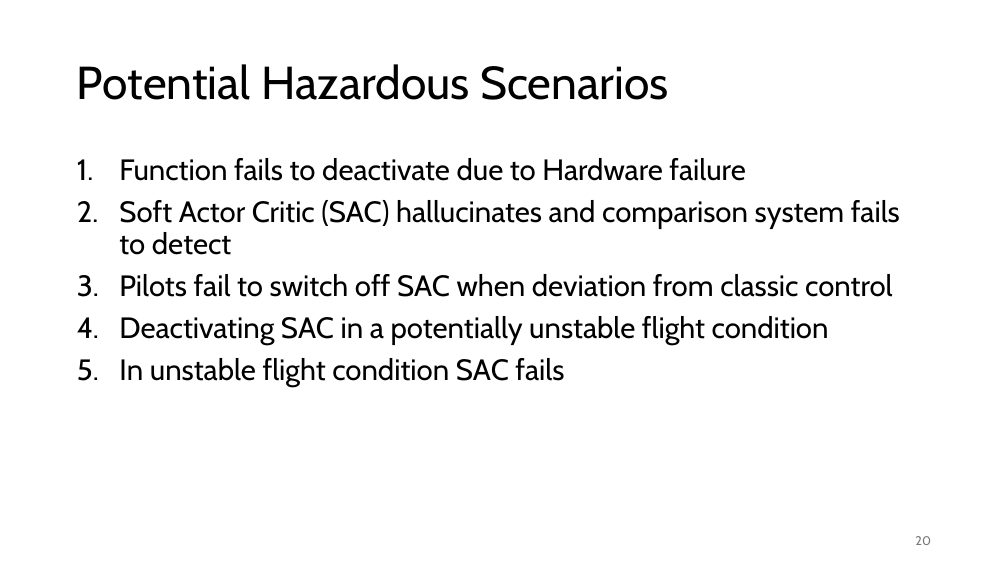
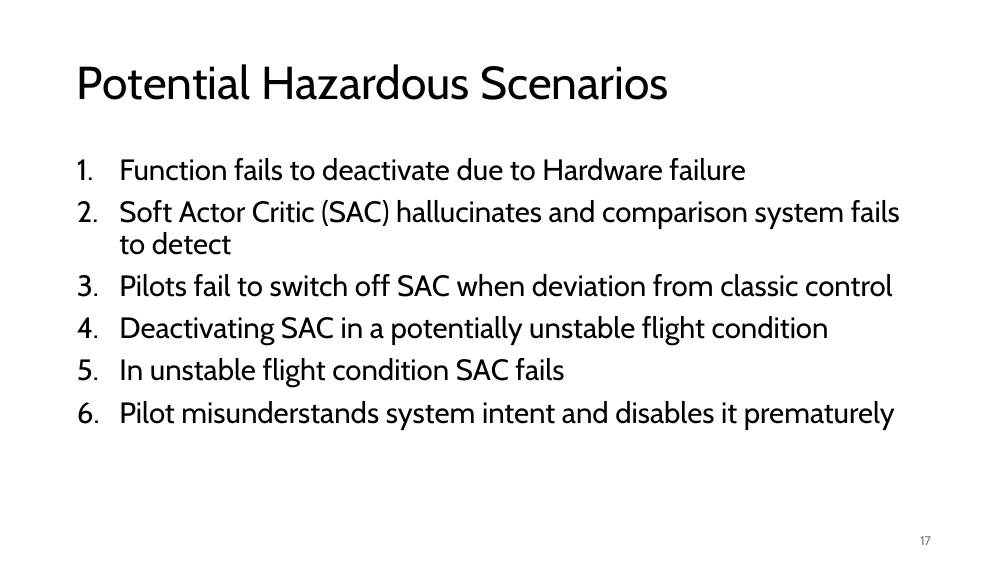
Before and after one commit to Niels149/AIASFault, a slide deck: slide 17 of AIASPres.pptx (slide 20 before the commit). Drawn at 1008x567 pixels with LibreOffice and Linux fonts; fonts in the diff are those of the drawing. Boxes give left, top, right and bottom in pixels: in the first picture for what was removed or moved away, otherwise in the second. Text is boxed around its words. In the diff, an @@ line names an element or a change of style, - is before the commit and + after.

```diff
--- a/AIASPres.pptx
+++ b/AIASPres.pptx
@@ text at (119,401,895,430): paragraph added @@
+6. Pilot misunderstands system intent and disables it prematurely
@@ page number at (920,536,931,545): text changed @@
-20
+17
```
Also in this commit, not shown: 5 other slides changed, 3 slides added, 3 slides removed, 1 other file.
